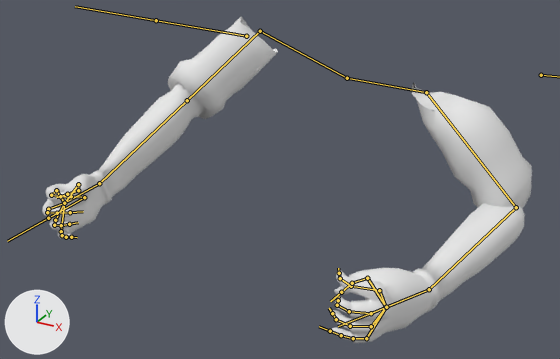
An edit to the FBX model Assets/_RPG/Models/FpsArms/FpsArms.fbx, drawn before and after from the same camera.
Both versions are drawn from a 50 mm camera at (2.91, -6.58, 2.09) aimed at (-0.08, -1.16, -0.62). The lights are fixed; the arrows at lower left show +X, +Y and +Z. Both versions are drawn at frame 32 of the action 'Armature.001|IdleOneHanded'; the numbers are the values there. The bones that bend it are drawn over the model as lines.

Names of what the first picture shows: 'arm'.
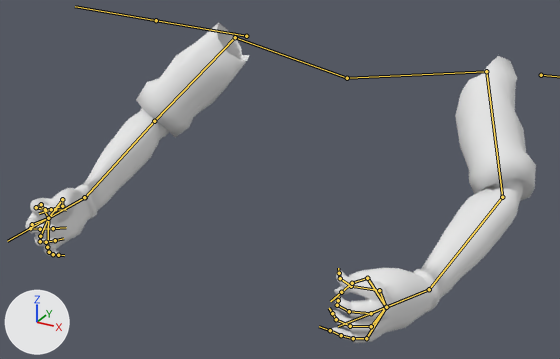
Where the change shows, as pixel boxes (x1, y1, x2, y2) in the pictures (560 x 359 px):
'arm', posed: before (42, 17, 532, 343); after (25, 23, 536, 343)
bone 'Bone_L', root to tip: before (347, 78) to (260, 31); after (347, 78) to (235, 37)
bone 'Bone_L.001', root to tip: before (260, 31) to (187, 100); after (235, 37) to (154, 121)
bone 'Bone_L.002', root to tip: before (187, 100) to (99, 183); after (154, 121) to (85, 197)
bone 'Bone_L.003', root to tip: before (99, 183) to (64, 203); after (85, 197) to (48, 218)
bone 'Bone_R', root to tip: before (347, 78) to (426, 92); after (347, 78) to (486, 71)
bone 'Bone_R.001', root to tip: before (426, 92) to (516, 207); after (486, 71) to (502, 197)
bone 'Bone_R.002', root to tip: before (516, 207) to (429, 289); after (502, 197) to (429, 289)

What changed in the scene script:
```text
Change bone_bone_l:
    where bone_bone_l = bpy.data.objects['Armature.001'].pose.bones['Bone_L']  # child of 'Bone'
    bone_bone_l.rotation_quaternion: (0.984, 0.0, -0.03, -0.176) -> (1.0, 0.0, -0.005, -0.031)  # degrees (1, -3, -20) -> degrees (0, -1, -4)
Change bone_bone_l_001:
    where bone_bone_l_001 = bpy.data.objects['Armature.001'].pose.bones['Bone_L.001']  # child of 'Bone_L'
    bone_bone_l_001.rotation_quaternion: (0.548, -0.652, 0.397, 0.343) -> (0.661, -0.511, 0.543, 0.088)  # degrees (-110, 62, -18) -> degrees (-101, 54, -48)
Change bone_bone_l_002:
    where bone_bone_l_002 = bpy.data.objects['Armature.001'].pose.bones['Bone_L.002']  # child of 'Bone_L.001'
    bone_bone_l_002.rotation_quaternion: (0.987, -0.094, -0.134, -0.007) -> (0.879, -0.407, -0.212, 0.13)  # degrees (-11, -15, 1) -> degrees (-53, -16, 25)
Change bone_bone_l_003:
    where bone_bone_l_003 = bpy.data.objects['Armature.001'].pose.bones['Bone_L.003']  # child of 'Bone_L.002'
    bone_bone_l_003.rotation_quaternion: (0.975, -0.058, -0.01, 0.213) -> (0.984, 0.086, 0.001, 0.157)  # degrees (-7, 0, 25) -> degrees (10, -1, 18)
Change bone_bone_r:
    where bone_bone_r = bpy.data.objects['Armature.001'].pose.bones['Bone_R']  # child of 'Bone'
    bone_bone_r.rotation_quaternion: (0.949, 0.0, -0.053, -0.31) -> (1.0, 0.0, 0.005, 0.029)  # degrees (2, -6, -36) -> degrees (0, 1, 3)
Change bone_bone_r_001:
    where bone_bone_r_001 = bpy.data.objects['Armature.001'].pose.bones['Bone_R.001']  # child of 'Bone_R'
    bone_bone_r_001.rotation_quaternion: (-0.083, 0.284, -0.891, 0.345) -> (0.769, -0.506, -0.326, -0.216)  # degrees (42, -177, 34) -> degrees (-67, -46, 0)
Change bone_bone_r_002:
    where bone_bone_r_002 = bpy.data.objects['Armature.001'].pose.bones['Bone_R.002']  # child of 'Bone_R.001'
    bone_bone_r_002.rotation_quaternion: (0.06, -0.703, 0.668, 0.236) -> (0.898, -0.332, 0.087, -0.275)  # degrees (-15, 156, 90) -> degrees (-40, -2, -33)
Change bone_bone_r_003:
    where bone_bone_r_003 = bpy.data.objects['Armature.001'].pose.bones['Bone_R.003']  # child of 'Bone_R.002'
    bone_bone_r_003.rotation_quaternion: (0.986, 0.048, 0.007, -0.159) -> (0.982, 0.004, 0.0, -0.189)  # degrees (5, 2, -18) -> degrees (0, 0, -22)
```
